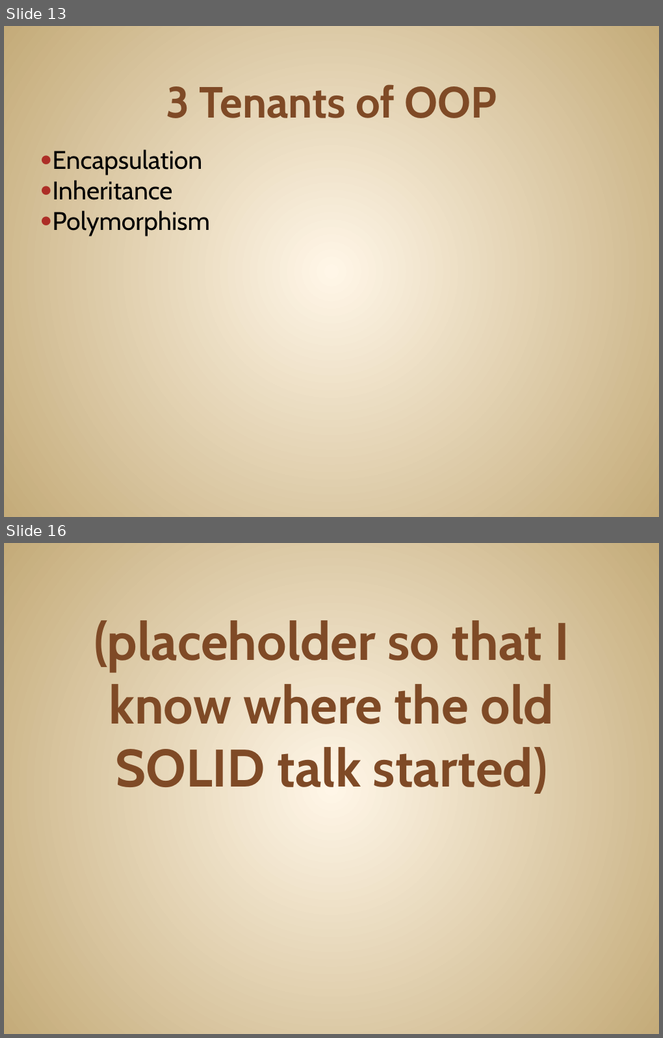
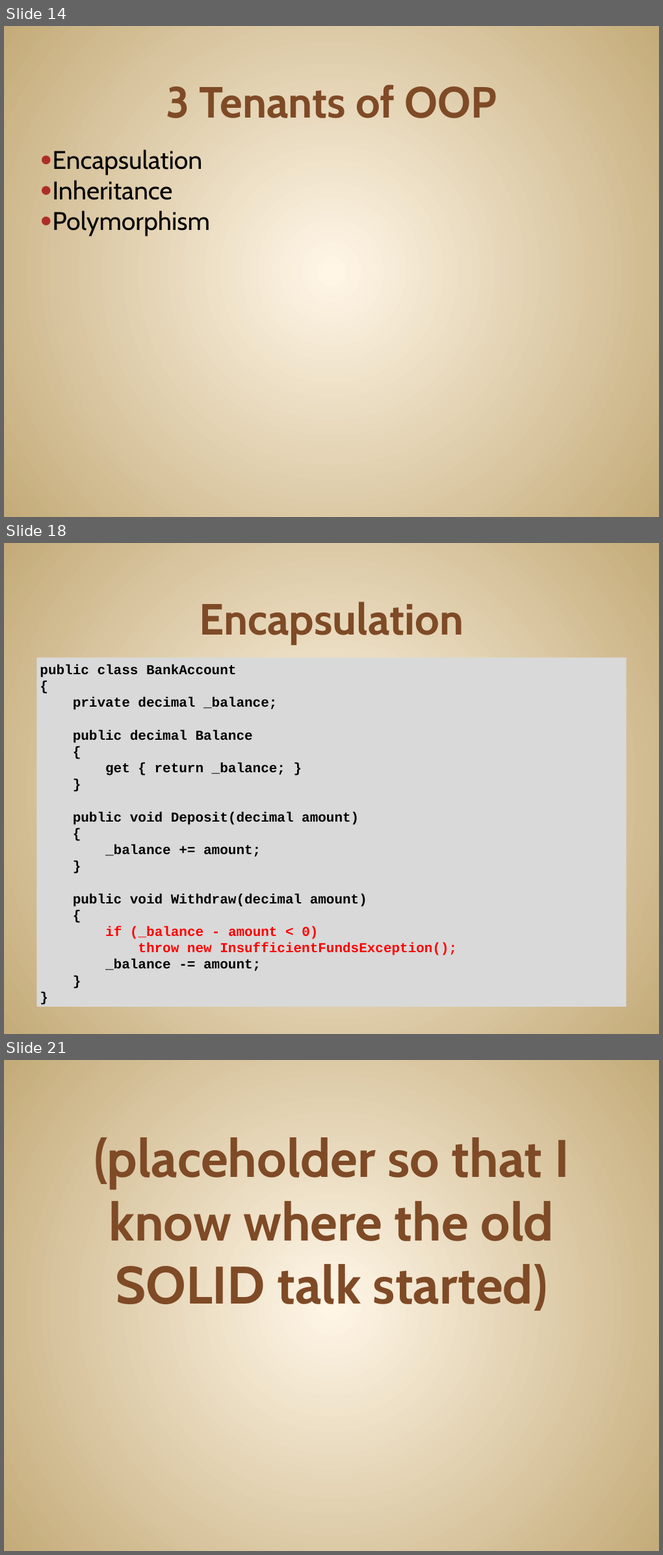
Before and after one commit to JonKruger/oop-solid-sample, a slide deck: slides/OOP-SOLID-CodeMash.pptx. Shown one above the other, each under a label of ours: slides 13 and 16 before the commit, slides 14, 18 and 21 after it; the slides between them are not shown. The pictures are 663x1038 and 663x1555 pixels, drawn with LibreOffice and Linux fonts; fonts in the diff are those of the drawing. Boxes give left, top, right and bottom in pixels: in the first picture for what was removed or moved away, otherwise in the second. Text is boxed around its words. In the diff, an @@ line names an element or a change of style, - is before the commit and + after.

Commit message:
encapsulation and some inheritance

```diff
--- a/slides/OOP-SOLID-CodeMash.pptx
+++ b/slides/OOP-SOLID-CodeMash.pptx
@@ slide 18 added at (4,543,659,1034), background gradient #FFF7E8 to #C4AA7A @@
@@ title added at (199,601,464,644), 48 pt, text #804B26, bold @@
+Encapsulation
@@ text added at (36,657,627,1007), fill #D9D9D9, 15 pt, text #000000, bold @@
+public class BankAccount
+{
+private decimal _balance;
+public decimal Balance
+{
+get { return _balance; }
+}
+public void Deposit(decimal amount)
+{
+_balance += amount;
+}
+public void Withdraw(decimal amount)
+{
+if (_balance - amount < 0)
+throw new InsufficientFundsException();
+_balance -= amount;
+}
+}
@@ what was slide 13 is now slide 14 @@
@@ what was slide 16 is now slide 21 @@
```
Also in this commit, not shown: 1 slide changed, 5 other slides added, 1 slide removed.
